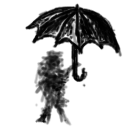
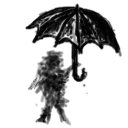
Layer changes from the first (128, 128) image to the second:
renamed "chara.png" to "c #2", showed it, painted on it over [27, 74, 89, 122]
